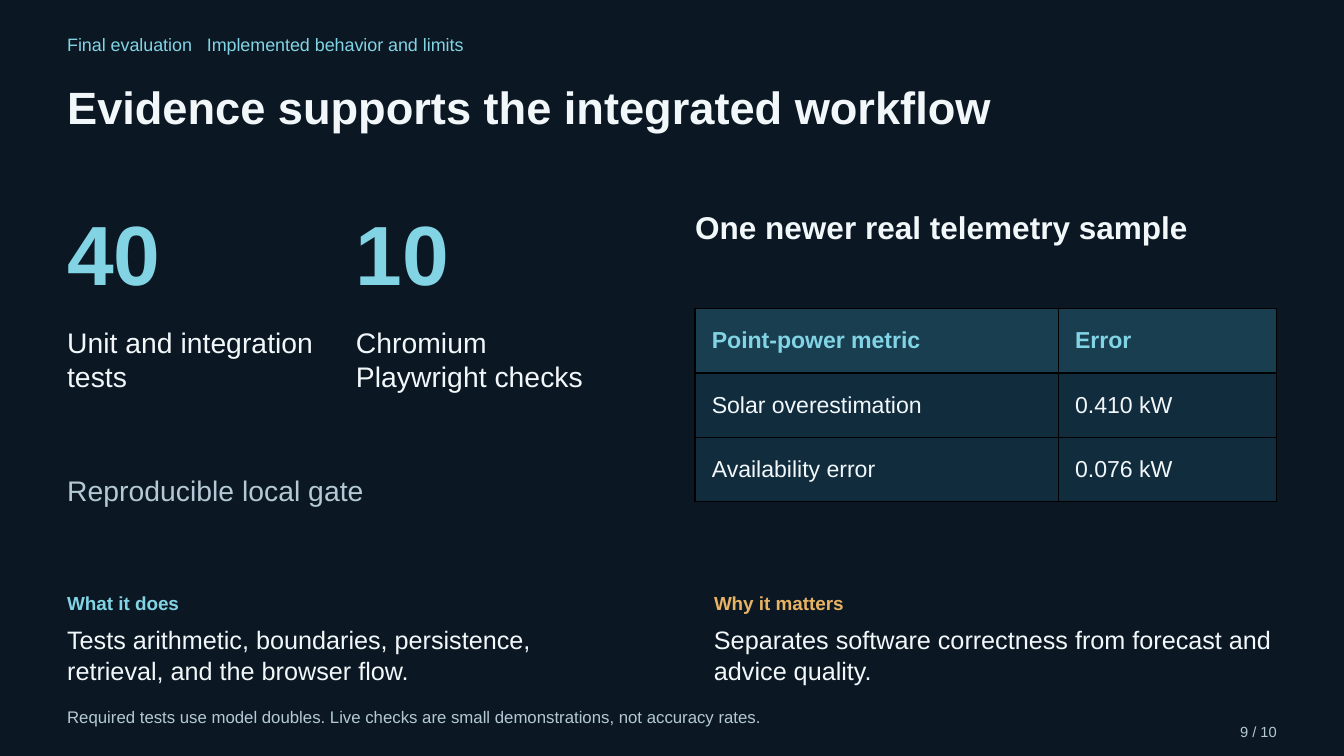
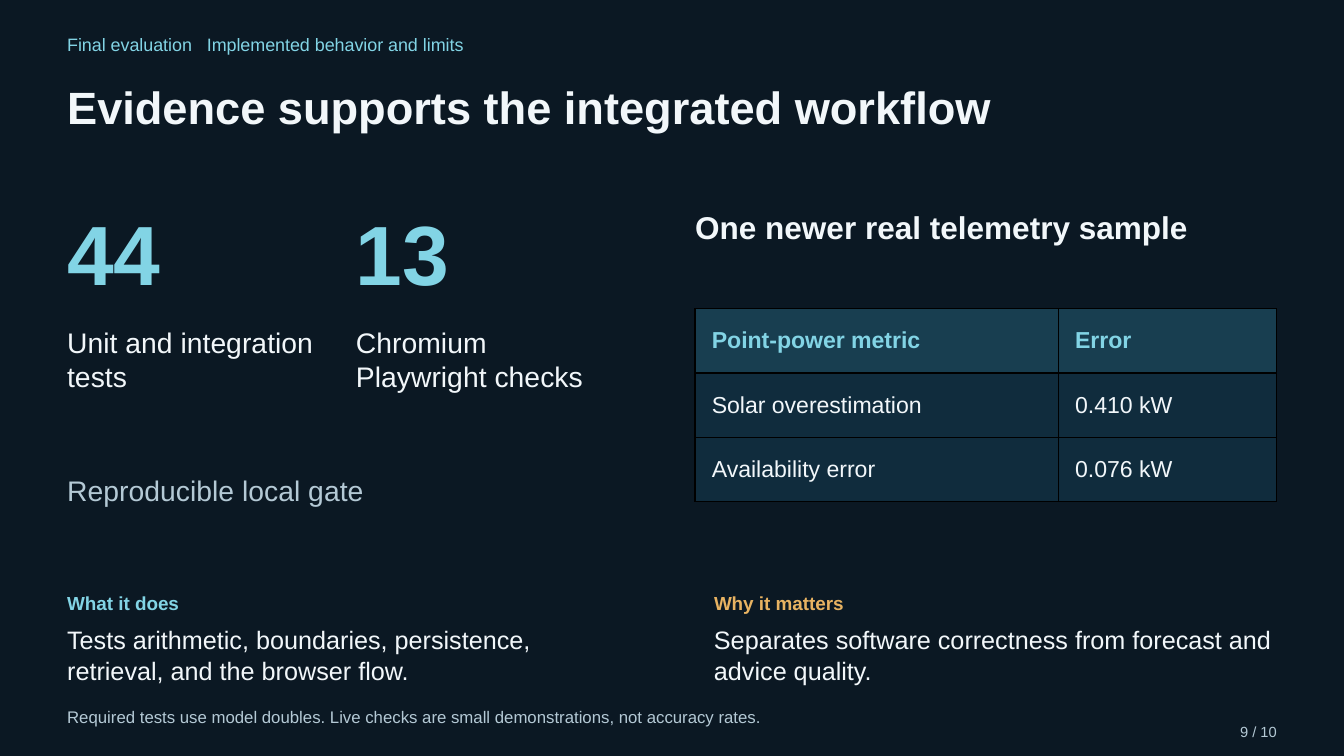
Before and after one commit to roboyak/PAP-Agent, a slide deck: slide 9 of submission/artifacts/DragonWings_Final_Presentation.pptx. Drawn at 1344x756 pixels with LibreOffice and Linux fonts; fonts in the diff are those of the drawing. Boxes give left, top, right and bottom in pixels: in the first picture for what was removed or moved away, otherwise in the second. Text is boxed around its words. In the diff, an @@ line names an element or a change of style, - is before the commit and + after.

```diff
--- a/submission/artifacts/DragonWings_Final_Presentation.pptx
+++ b/submission/artifacts/DragonWings_Final_Presentation.pptx
@@ text at [67,227,160,285]: text changed @@
-40
+44
@@ text at [356,226,449,286]: text changed @@
-10
+13
```
Also in this commit, not shown: 1 other slide changed, 19 other files.
